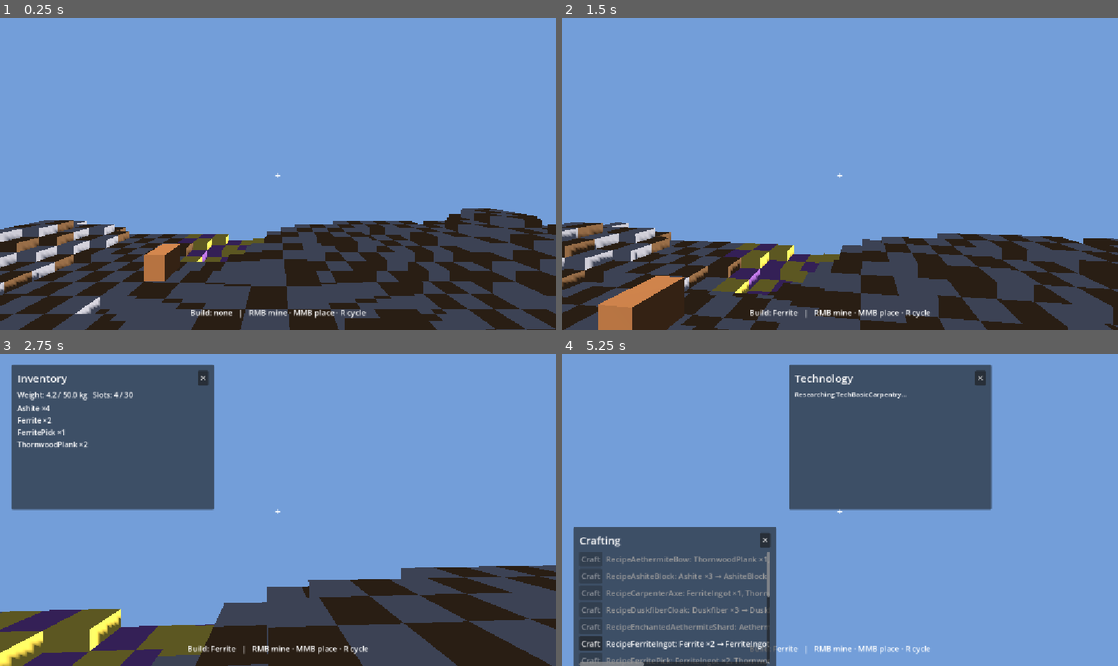
Above: before the commit, frames 1-4 (two rows, left to right).
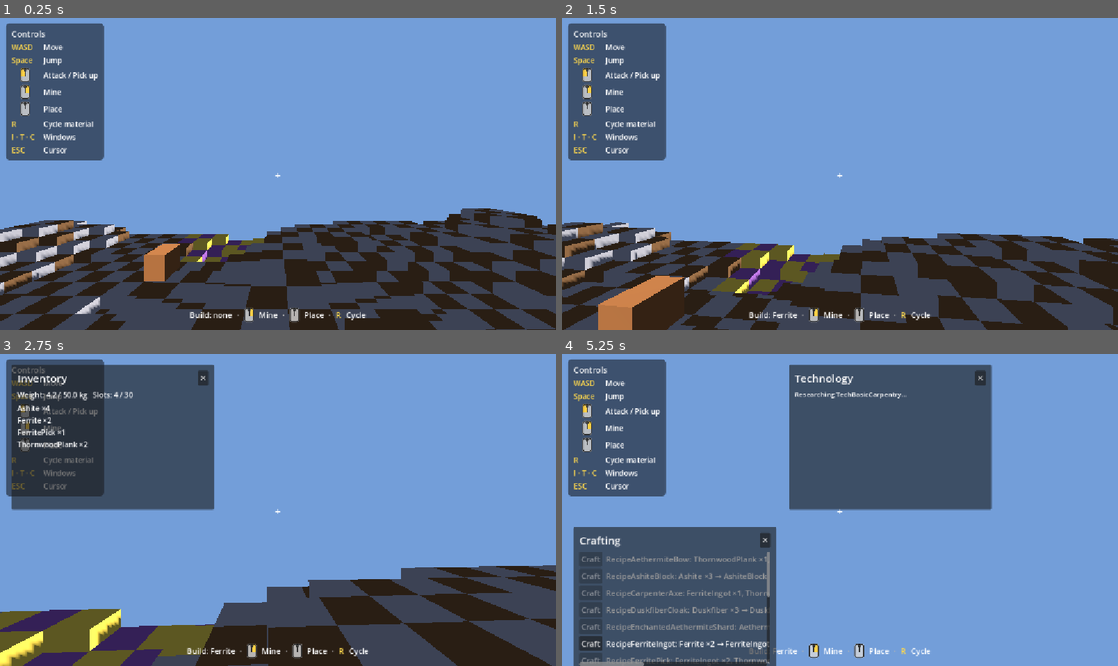
Above: after the commit, the same moments.

Repository: Tubaleviao/project-nihon
Game: Godot game, scene res://Main.tscn
The game is run twice, just before and just after one commit, with the same random seed, the same clock (stepped at 60 frames per second) and the same inputs.
Inputs (mouse positions are in pixels of both pictures, inside the frame that each line leads up to):
- Up to frame 1 (0.25 s): no input
- Up to frame 2 (1.5 s): tap Enter (ui_accept) at 0.5, 0.77 s; move the mouse to (867, 170) at 0.52 s; hold W from 0.53 s (still down); tap F at 0.6 s; click (867, 170) at 0.67 s; move the mouse to (812, 174) at 1.27 s; tap R at 1.35 s; click (812, 174) at 1.42 s
- Up to frame 3 (2.75 s): keep holding W; tap Enter (ui_accept) at 1.52 s; move the mouse to (289, 503) at 2.02 s; tap I at 2.1 s; click (289, 503) at 2.17 s
- Up to frame 4 (5.25 s): move the mouse to (812, 572) at 2.77 s; tap T at 2.85 s; click (812, 572) at 2.92 s; tap Enter (ui_accept) at 3.02, 3.77, 4.52 s; move the mouse to (1006, 556) at 3.52 s; release W at 3.53 s; hold A 3.53-5 s; tap C at 3.6 s; click (1006, 556) at 3.67 s; move the mouse to (673, 463) at 4.27 s; tap F at 4.35 s; click (673, 463) at 4.42 s; click "✕" at 5 s

The runs differ from the first frame. In frame 1, 8.3% of the frame differs, in the area x 1-66%, y 1-98%; in frame 2, 8.3%, in the area x 1-67%, y 1-98%; in frame 3, 7.7%; in frame 4, 8.2%.

Commit message:
feat(ui): shortcuts menu + mouse-button icons in HUD
- Add top-left "Controls" menu listing keyboard/mouse shortcuts
- Replace "RMB mine · MMB place" text with MouseIcon buttons
- New src/ui/mouse_icon.gd draws a top-down mouse, highlights one button

Diff:
--- a/src/player/player_slice.gd
+++ b/src/player/player_slice.gd
@@ -26,6 +26,8 @@
 
 const MAX_HP := 100.0
 
+const MouseIconScript := preload("res://src/ui/mouse_icon.gd")
+
 var _body:   CharacterBody3D
 var _camera: Camera3D
 var _pivot:  Node3D           # horizontal yaw pivot under _body
@@ -39,7 +41,7 @@
 var _aim_label: Label = null
 var _aimed_pickup_id: String = ""
 var _aimed_item_id: String = ""
-var _build_hint_label: Label = null
+var _build_material_label: Label = null
 
 ## Aimed terrain block (mine/build target), updated every frame.
 var _aimed_block_hit: bool = false
@@ -268,22 +270,42 @@
 	_hud.add_child(aim_label)
 	_aim_label = aim_label
 
-	# Build hint — current place material + control reminders.
-	var build_hint := Label.new()
-	build_hint.name = "BuildHint"
-	build_hint.anchor_left = 0.5
-	build_hint.anchor_right = 0.5
-	build_hint.anchor_top = 1.0
-	build_hint.anchor_bottom = 1.0
-	build_hint.offset_left = -300.0
-	build_hint.offset_right = 300.0
-	build_hint.offset_top = -48.0
-	build_hint.offset_bottom = -16.0
-	build_hint.horizontal_alignment = HORIZONTAL_ALIGNMENT_CENTER
-	build_hint.add_theme_font_size_override("font_size", 16)
-	_hud.add_child(build_hint)
-	_build_hint_label = build_hint
+	# Build hint — current place material + mouse-button cues (icons, not text).
+	var hint := HBoxContainer.new()
+	hint.name = "BuildHint"
+	hint.anchor_left = 0.5
+	hint.anchor_right = 0.5
+	hint.anchor_top = 1.0
+	hint.anchor_bottom = 1.0
+	hint.offset_left = -340.0
+	hint.offset_right = 340.0
+	hint.offset_top = -46.0
+	hint.offset_bottom = -16.0
+	hint.alignment = BoxContainer.ALIGNMENT_CENTER
+	hint.add_theme_constant_override("separation", 10)
+	_hud.add_child(hint)
+
+	_build_material_label = Label.new()
+	_build_material_label.add_theme_font_size_override("font_size", 16)
+	hint.add_child(_build_material_label)
+
+	hint.add_child(_make_sep_label())
+	hint.add_child(_make_mouse_icon(MOUSE_BUTTON_RIGHT))
+	hint.add_child(_make_hint_label("Mine"))
+	hint.add_child(_make_sep_label())
+	hint.add_child(_make_mouse_icon(MOUSE_BUTTON_MIDDLE))
+	hint.add_child(_make_hint_label("Place"))
+	hint.add_child(_make_sep_label())
+	var cycle_key := Label.new()
+	cycle_key.text = "R"
+	cycle_key.add_theme_font_size_override("font_size", 16)
+	cycle_key.add_theme_color_override("font_color", Color(1.0, 0.85, 0.3))
+	hint.add_child(cycle_key)
+	hint.add_child(_make_hint_label("Cycle"))
+
 	_refresh_build_hint()
+
+	_build_shortcuts_menu()
 
 	add_child(_hud)
 
@@ -338,14 +360,104 @@
 		_aim_label.visible = true
 
 func _refresh_build_hint() -> void:
-	if _build_hint_label == null:
+	if _build_material_label == null:
 		return
 	var mat := ""
 	if voxel_slice != null and voxel_slice.has_method("get_place_material"):
 		mat = str(voxel_slice.get_place_material())
 	if mat == "":
 		mat = "none"
-	_build_hint_label.text = "Build: %s   |   RMB mine · MMB place · R cycle" % mat
+	_build_material_label.text = "Build: %s" % mat
+
+
+func _make_mouse_icon(button: int) -> Control:
+	var icon: Control = MouseIconScript.new()
+	icon.button = button
+	icon.custom_minimum_size = Vector2(20, 30)
+	return icon
+
+
+func _make_sep_label() -> Label:
+	var sep := Label.new()
+	sep.text = "·"
+	sep.add_theme_font_size_override("font_size", 16)
+	sep.add_theme_color_override("font_color", Color(0.7, 0.7, 0.7))
+	return sep
+
+
+func _make_hint_label(text: String) -> Label:
+	var lbl := Label.new()
+	lbl.text = text
+	lbl.add_theme_font_size_override("font_size", 16)
+	return lbl
+
+
+func _build_shortcuts_menu() -> void:
+	var panel := PanelContainer.new()
+	panel.name = "ShortcutsMenu"
+	panel.position = Vector2(12, 12)
+	panel.mouse_filter = Control.MOUSE_FILTER_IGNORE
+	var style := StyleBoxFlat.new()
+	style.bg_color = Color(0.07, 0.07, 0.09, 0.55)
+	style.set_corner_radius_all(8)
+	style.content_margin_left = 12.0
+	style.content_margin_right = 12.0
+	style.content_margin_top = 10.0
+	style.content_margin_bottom = 10.0
+	panel.add_theme_stylebox_override("panel", style)
+
+	var vbox := VBoxContainer.new()
+	vbox.add_theme_constant_override("separation", 5)
+	panel.add_child(vbox)
+
+	var title := Label.new()
+	title.text = "Controls"
+	title.add_theme_font_size_override("font_size", 17)
+	title.add_theme_color_override("font_color", Color(1.0, 1.0, 1.0, 0.9))
+	vbox.add_child(title)
+
+	_add_key_row(vbox, "WASD", "Move")
+	_add_key_row(vbox, "Space", "Jump")
+	_add_mouse_row(vbox, MOUSE_BUTTON_LEFT, "Attack / Pick up")
+	_add_mouse_row(vbox, MOUSE_BUTTON_RIGHT, "Mine")
+	_add_mouse_row(vbox, MOUSE_BUTTON_MIDDLE, "Place")
+	_add_key_row(vbox, "R", "Cycle material")
+	_add_key_row(vbox, "I · T · C", "Windows")
+	_add_key_row(vbox, "ESC", "Cursor")
+
+	_hud.add_child(panel)
+	panel.reset_size()
+
+
+func _add_mouse_row(box: VBoxContainer, button: int, desc: String) -> void:
+	var row := HBoxContainer.new()
+	row.add_theme_constant_override("separation", 10)
+	var holder := CenterContainer.new()
+	holder.custom_minimum_size = Vector2(56, 30)
+	holder.add_child(_make_mouse_icon(button))
+	row.add_child(holder)
+	row.add_child(_make_menu_label(desc))
+	box.add_child(row)
+
+
+func _add_key_row(box: VBoxContainer, key: String, desc: String) -> void:
+	var row := HBoxContainer.new()
+	row.add_theme_constant_override("separation", 10)
+	var key_label := Label.new()
+	key_label.text = key
+	key_label.add_theme_font_size_override("font_size", 15)
+	key_label.add_theme_color_override("font_color", Color(1.0, 0.85, 0.3))
+	key_label.custom_minimum_size = Vector2(56, 0)
+	row.add_child(key_label)
+	row.add_child(_make_menu_label(desc))
+	box.add_child(row)
+
+
+func _make_menu_label(text: String) -> Label:
+	var lbl := Label.new()
+	lbl.text = text
+	lbl.add_theme_font_size_override("font_size", 15)
+	return lbl
 
 func _on_place_material_changed(_material: String) -> void:
 	_refresh_build_hint()
--- /dev/null
+++ b/src/ui/mouse_icon.gd
@@ -0,0 +1,63 @@
+extends Control
+## MouseIcon — draws a top-down mouse with one button highlighted.
+## Replaces bare "LMB / RMB / MMB" text in the HUD with a visual cue.
+##
+## `button` holds a Godot MouseButton value: MOUSE_BUTTON_LEFT, RIGHT, MIDDLE,
+## or NONE (no highlight). The icon is drawn entirely in code so it works
+## headlessly and needs no texture.
+
+@export var button: int = MOUSE_BUTTON_NONE
+@export var body_color: Color = Color(0.85, 0.85, 0.85, 0.8)
+@export var highlight_color: Color = Color(1.0, 0.82, 0.25, 0.95)
+@export var outline_color: Color = Color(0.12, 0.12, 0.12, 0.9)
+
+func _draw() -> void:
+	var s := size
+	if s.x <= 0.0 or s.y <= 0.0:
+		return
+	var radius := int(minf(s.x, s.y) * 0.28)
+
+	# Body silhouette (rounded, semi-transparent).
+	_draw_rounded(Rect2(Vector2.ZERO, s), body_color, radius)
+
+	# Button plate: upper 58% of the mouse, split into left / right halves.
+	var plate_h := s.y * 0.58
+	var left := Rect2(0.0, 0.0, s.x * 0.5, plate_h)
+	var right := Rect2(s.x * 0.5, 0.0, s.x * 0.5, plate_h)
+	var wheel := Rect2(s.x * 0.35, s.y * 0.04, s.x * 0.3, s.y * 0.2)
+
+	# Highlight the active button (drawn under the divider + wheel).
+	match button:
+		MOUSE_BUTTON_LEFT:
+			draw_rect(left.grow(-1.0), highlight_color, true)
+		MOUSE_BUTTON_RIGHT:
+			draw_rect(right.grow(-1.0), highlight_color, true)
+		MOUSE_BUTTON_MIDDLE:
+			draw_rect(wheel.grow(-1.0), highlight_color, true)
+
+	# Divider between the left and right buttons.
+	draw_line(Vector2(s.x * 0.5, 1.0), Vector2(s.x * 0.5, plate_h - 1.0), outline_color, 2.0)
+
+	# Scroll wheel (always on top of the plate).
+	var wheel_radius := maxi(int(radius * 0.5), 1)
+	_draw_rounded(wheel, Color(0.5, 0.5, 0.5, 0.95), wheel_radius)
+	_draw_outline(wheel, wheel_radius)
+
+	# Outer outline last so it clips the highlight to the rounded silhouette.
+	_draw_outline(Rect2(Vector2.ZERO, s), radius)
+
+
+func _draw_rounded(rect: Rect2, color: Color, radius: int) -> void:
+	var sb := StyleBoxFlat.new()
+	sb.bg_color = color
+	sb.set_corner_radius_all(radius)
+	draw_style_box(sb, rect)
+
+
+func _draw_outline(rect: Rect2, radius: int) -> void:
+	var sb := StyleBoxFlat.new()
+	sb.bg_color = Color(0, 0, 0, 0)
+	sb.border_color = outline_color
+	sb.set_border_width_all(2)
+	sb.set_corner_radius_all(radius)
+	draw_style_box(sb, rect)
Not shown, added: src/ui/mouse_icon.gd.uid
